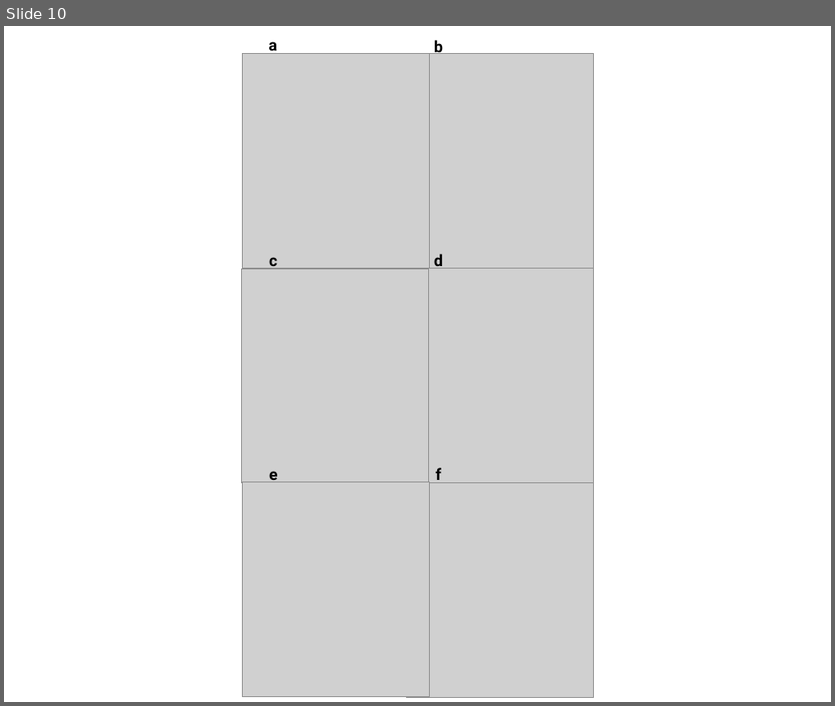
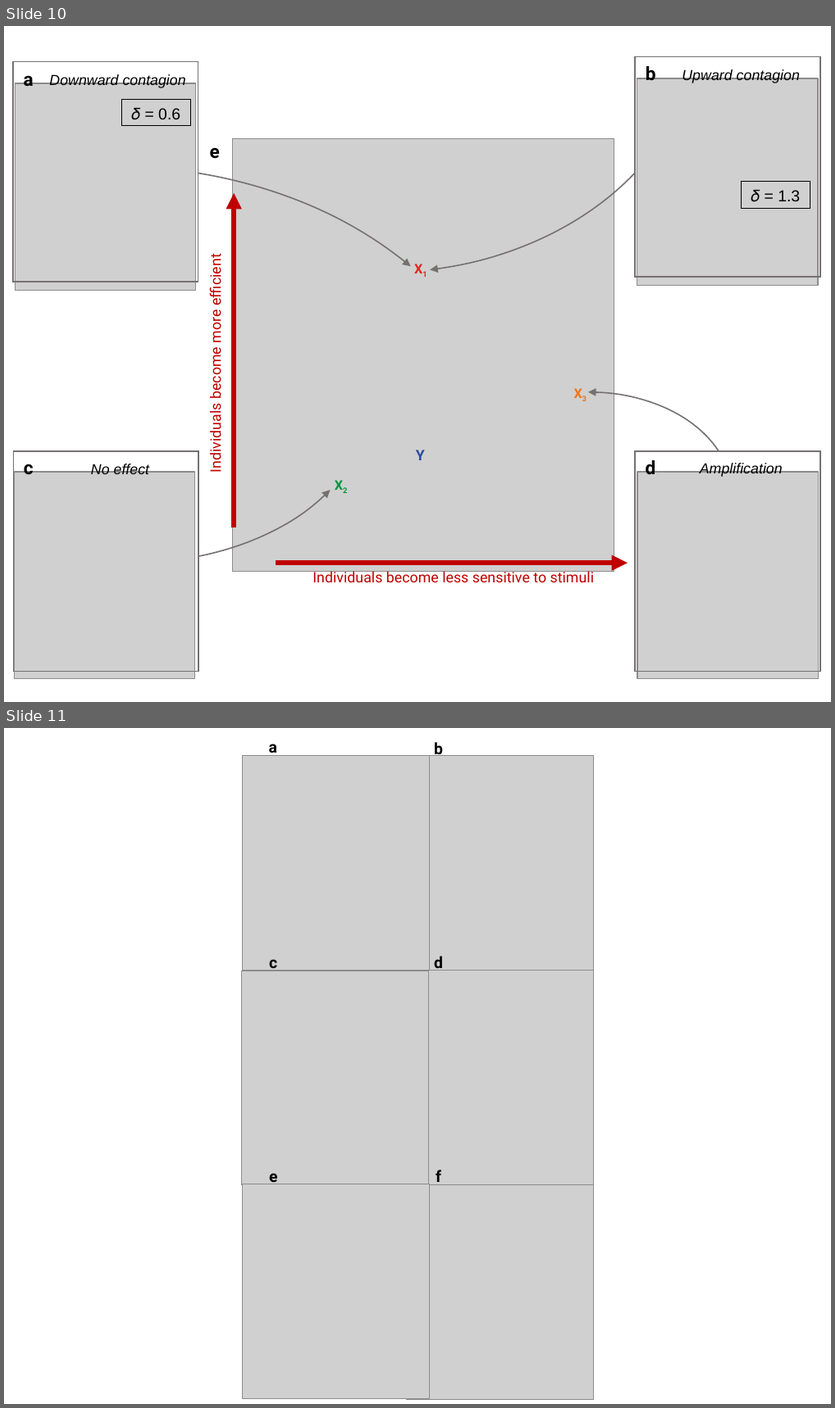
Before and after one commit to marikawakatsu/mixing-model, a slide deck: slides/figures_191206.pptx. Shown one above the other, each under a label of ours: slide 10 before the commit, slides 10 and 11 after it. The pictures are 835x706 and 835x1408 pixels, drawn with LibreOffice and Linux fonts; fonts in the diff are those of the drawing; grey boxes stand for pictures. Boxes give left, top, right and bottom in pixels: in the first picture for what was removed or moved away, otherwise in the second. Text is boxed around its words. In the diff, an @@ line names an element or a change of style, - is before the commit and + after.

```diff
--- a/slides/figures_191206.pptx
+++ b/slides/figures_191206.pptx
@@ slide 10 added at (4,26,831,702), background #FFFFFF @@
@@ arc (boxed as its full ellipse) added at (4,26,758,702), outline #767171 1 pt @@
@@ arc (boxed as its full ellipse) added at (35,26,711,288), outline #767171 1 pt @@
@@ group added at (12,61,198,290): 2 texts, 2 rectangles, 1 picture @@
+a
+Downward contagion
+𝛿 = 0.6
@@ group added at (635,56,820,286): 2 texts, 2 rectangles, 1 picture @@
+b
+Upward contagion
+𝛿 = 1.3
@@ group added at (206,138,627,583): 4 texts, 2 arrows, 1 picture @@
+Individuals become less sensitive to stimuli
+Individuals become more efficient
+Y
+e
@@ arc (boxed as its full ellipse) added at (4,252,378,578), outline #767171 1 pt @@
@@ text added at (366,256,474,282), 10 pt, text #E52521, bold @@
+X1
@@ arc (boxed as its full ellipse) added at (414,379,742,630), outline #767171 1 pt @@
@@ text added at (526,381,633,408), 10 pt, text #EE751C, bold @@
+X3
@@ group added at (14,452,198,680): 2 texts, 1 picture, 1 rectangle @@
+c
+No effect
@@ group added at (635,452,820,680): 2 texts, 1 picture, 1 rectangle @@
+d
+Amplification
@@ text added at (288,473,394,498), 10 pt, text #009640, bold @@
+X2
@@ what was slide 10 is now slide 11 @@
```
Also in this commit, not shown: 1 slide changed, 1 other slide added, 11 other files.
